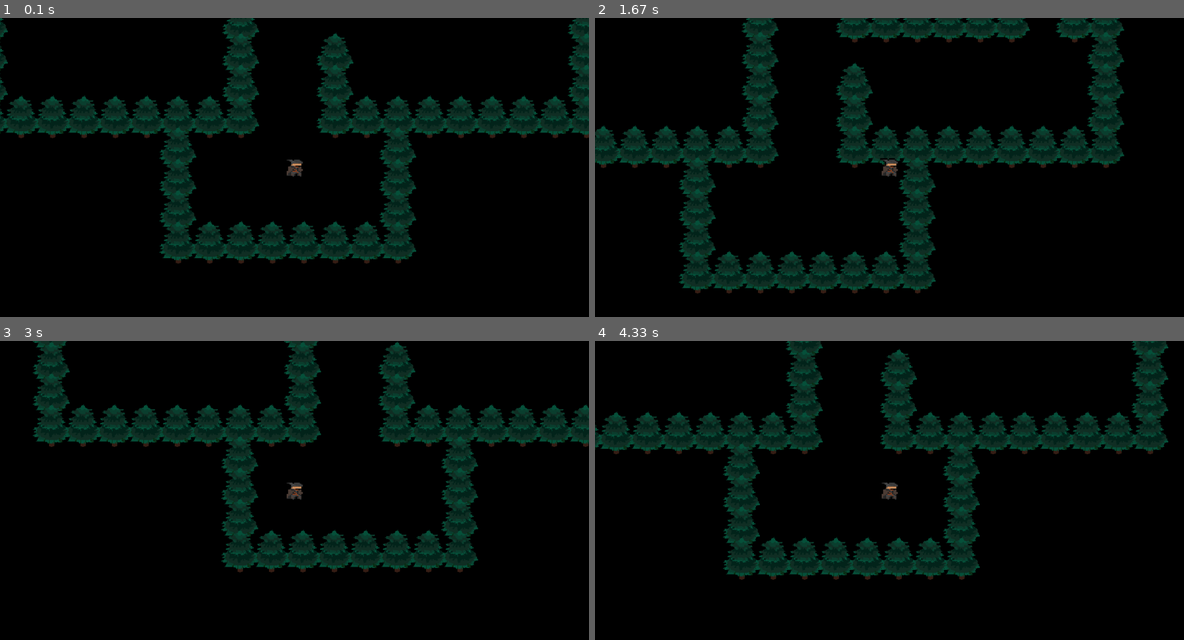
Above: before the commit, frames 1-4 (two rows, left to right).
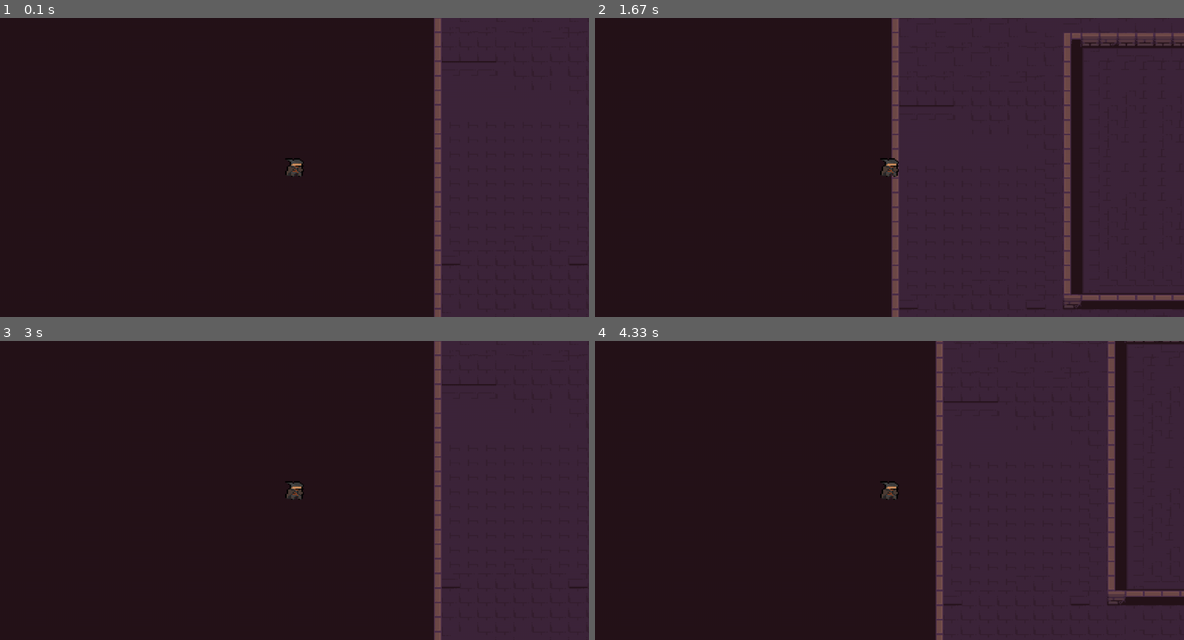
Above: after the commit, the same moments.

Repository: insper-classroom/devlife-23-1-projeto-pygame-luigi_ribolla
Game: pygame game, started from jogo.py
The game is run twice, just before and just after one commit, with the same random seed, the same clock (stepped at 60 frames per second) and the same inputs.
Inputs:
- Up to frame 1 (0.1 s): no input
- Up to frame 2 (1.67 s): hold D 0.33-0.8 s; hold W 0.83-1.13 s; hold D 1.17-1.63 s
- Up to frame 3 (3 s): hold A 1.67-2.2 s; hold S 2.23-2.53 s; hold A 2.57-2.97 s
- Up to frame 4 (4.33 s): hold W 3-3.37 s; hold D 3.4-4.03 s; hold S from 4.07 s (still down)

The runs differ from the first frame. In frame 1, 100% of the frame differs, in the area x 0-100%, y 0-100%; in frame 2, 100%; in frame 3, 100%; in frame 4, 100%.

Commit message:
novo mapa e nenhuma interação

Diff:
--- a/constantes.py
+++ b/constantes.py
@@ -1,7 +1,10 @@
+import pygame as pg
+
 LARGURA = 1200
 ALTURA = 610
 FPS = 60
-TAMANHO_TILE = 64
+TAMANHO_TILE = 16
+
 
 MAPA = [
 ['x','x','x','x','x','x','x','x','x','x','x','x','x','x','x','x','x','x','x','x'],
--- a/fire.py
+++ /dev/null
@@ -1,9 +0,0 @@
-# import pygame as pg
-# from constantes import *
-
-# class Fire(pg.sprite.Sprite):
-#     def __init__(self,posicao,grupos):
-#         super().__init__(grupos)
-#         fire = pg.image.load('docs/assets/img/fogo.png').convert_alpha()
-#         self.image = pg.transform.scale(fire, (26,26)).convert_alpha()
-#         self.rect = self.image.get_rect(topleft=posicao)
--- a/jogo.py
+++ b/jogo.py
@@ -8,7 +8,7 @@
 
         # Inicializa o pygame
         pg.init()
-        pg.display.set_caption('Hitto')
+        pg.display.set_caption('Desolation')
         self.window = pg.display.set_mode((LARGURA, ALTURA))
         self.level = Level()
         self.timer = pg.time.Clock()
--- a/level.py
+++ b/level.py
@@ -15,17 +15,17 @@
         self.sprites = Camera()
         self.objetos = pg.sprite.Group()
 
-        self.mapa()
+        # self.mapa()
 
-    def mapa(self):
-        for index_linha, linha in enumerate(MAPA):
-            for index_coluna, coluna in enumerate(linha):
-                x = index_coluna * TAMANHO_TILE
-                y = index_linha * TAMANHO_TILE
-                if coluna == 'x':
-                    Tile((x, y), [self.sprites, self.objetos])
-                if coluna == 'h':
-                    self.hunter = Hunter((x, y), [self.sprites], self.objetos)
+    # def mapa(self):
+    #     for index_linha, linha in enumerate(MAPA):
+    #         for index_coluna, coluna in enumerate(linha):
+    #             x = index_coluna * TAMANHO_TILE
+    #             y = index_linha * TAMANHO_TILE
+    #             if coluna == 'x':
+    #                 Tile((x, y), [self.sprites, self.objetos])
+    #             if coluna == 'h':
+        self.hunter = Hunter((1500, 1000), [self.sprites], self.objetos)
 
 
     def desenha(self):
@@ -42,12 +42,23 @@
         self.half_height = self.window.get_size()[1] // 2
         self.offset = pg.math.Vector2()
 
+        floor = pg.image.load(('docs/assets/img/map.png')).convert()
+        self.floor = pg.transform.scale(floor, (4750, 4750))
+        self.floor_rect = self.floor.get_rect(topleft = (0,0))
+
 
     def custom_draw(self, player):
 
         self.offset.x = player.rect.centerx - self.half_width
         self.offset.y = player.rect.centery - self.half_height
 
+        floor_offset = self.floor_rect.topleft - self.offset
+        self.window.blit(self.floor, floor_offset)
+
         for sprite in sorted(self.sprites(), key = lambda sprite: sprite.rect.centery):
             offset_pos = sprite.rect.topleft - self.offset
             self.window.blit(sprite.image, offset_pos)
+
+
+
+# reverse = lambda x: 1 if x==2 else 2
Binary file added: docs/assets/img/map.png
Binary file added: docs/assets/img/mapa.png
